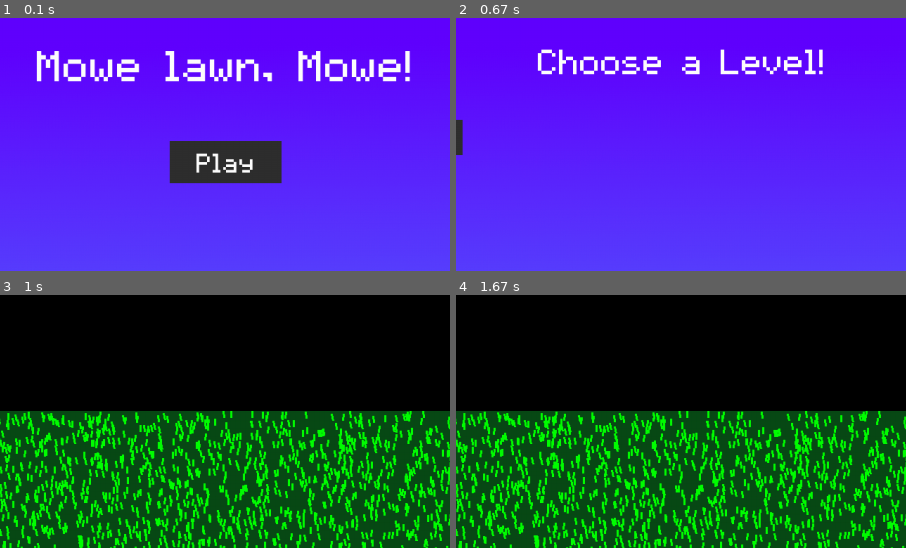
Above: before the commit, frames 1-4 (two rows, left to right).
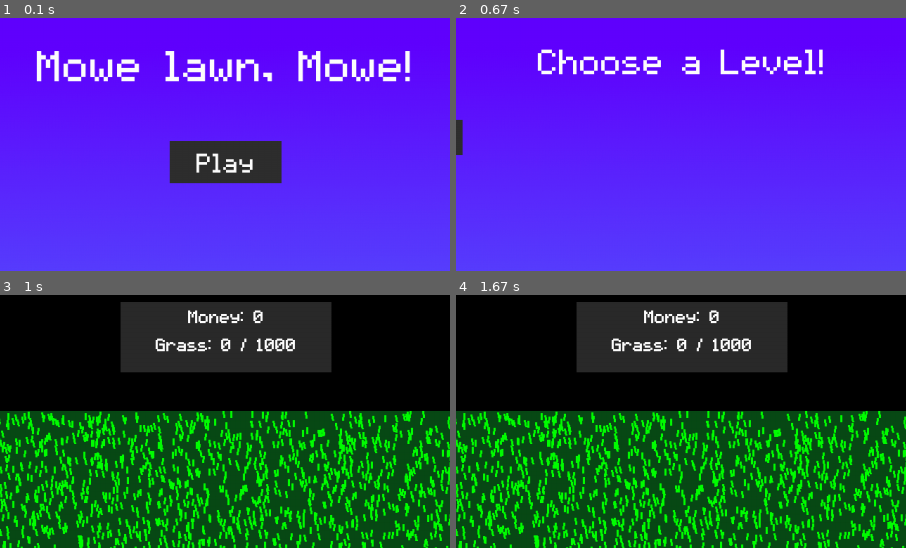
Above: after the commit, the same moments.

Repository: Acaippa/pygame-lawnmower
Game: pygame game, started from ver 0.3/main.py
Same seed, same stepped clock (60 frames per second), same inputs: the game is played once before the commit and once after it.
Inputs (mouse positions are % of the whole screen's width and height, from its top left):
- Up to frame 1 (0.1 s): no input
- Up to frame 2 (0.67 s): click (50, 28) at 0.38 s
- Up to frame 3 (1 s): click (17, 24) at 0.72 s
- Up to frame 4 (1.67 s): no input
The pictures show only the part of the screen within x 25-75%, y 0-50%; the shares and areas given below are measured in that part.

Frames 1-2 are identical in both runs. In frame 3, 13% of the frame differs, in the area x 26-74%, y 2-31%; in frame 4, 13%.

Commit message:
Add player info at the top of the screen

Diff:
--- a/ver 0.3/modules/UI/container.py
+++ b/ver 0.3/modules/UI/container.py
@@ -2,8 +2,6 @@
 
 class Container:
 	def __init__(self, parent, **kwargs):
-		self.display_surface = pygame.display.get_surface()
-
 		self.parent = parent
 
 		self.parent.item_list.append(self)
--- /dev/null
+++ b/ver 0.3/modules/UI/player_info.py
@@ -0,0 +1,56 @@
+import pygame
+from modules.handlers.position_handler import *
+from modules.UI.container import *
+from modules.UI.text import *
+
+class PlayerInfo:
+	def __init__(self, level, **kwargs):
+		self.level = level
+
+		self.display_surface = self.level.surface
+
+		self.font = kwargs.get("font", None)
+
+		self.font_size = kwargs.get("font_size", 20)
+
+		self.font = pygame.font.Font(self.font, self.font_size)
+
+		self.pos = kwargs.get("pos", (0, 0))
+
+		self.size = kwargs.get("size", (20, 20))
+
+		self.surface = pygame.Surface(self.size)
+
+		self.background_color = kwargs.get("background", "#2b2b2b")
+
+		self.surface.fill(self.background_color)
+
+		self.position_handler = PH(self)
+
+		self.position_handler.parse_pos()
+
+		self.rect = pygame.Rect(self.pos, self.size)
+
+		self.font_color = kwargs.get("font_color", "#ffffff")
+
+		self.item_list = []
+
+		self.money_text = Text(self, text="Money: 0", pos=("center", 10), size=self.font_size, color=self.font_color)
+
+		self.grass_text = Text(self, text="Grass: 0 / 1000", pos=("center", 50), size=self.font_size, color=self.font_color)
+
+		self.delta_time = 0
+
+	def update(self, dt):
+		self.delta_time = dt
+
+		self.update_items()
+
+		self.draw()
+
+	def draw(self):
+		self.display_surface.blit(self.surface, self.pos)
+
+	def update_items(self):
+		for item in self.item_list:
+			item.update(self.delta_time)
--- /dev/null
+++ b/ver 0.3/modules/handlers/position_handler.py
@@ -0,0 +1,35 @@
+
+class PH:
+	def __init__(self, item):
+		self.item = item
+
+	def parse_pos(self, **kwargs):
+		pos = self.item.pos
+
+		margin = kwargs.get("margin", 0)
+
+		w, h = self.item.display_surface.get_size()
+
+		try:
+			if self.item.container != None:
+				w, h = self.item.container.size
+		except:
+			pass
+
+		if self.item.pos[0] == "center":
+			self.item.pos = w / 2 - self.item.surface.get_width() / 2, self.item.pos[1]
+
+		if self.item.pos[1] == "center":
+			self.item.pos = self.item.pos[0], h / 2 - self.item.surface.get_height() / 2
+
+		if self.item.pos[1] == "top":
+			self.item.pos = self.item.pos[0], 0 + self.item.surface.get_height() + margin
+
+		if self.item.pos[1] == "bottom":
+			self.item.pos = self.item.pos[0], h - self.item.surface.get_height() - margin
+
+		if self.item.pos[0] == "right":
+			self.item.pos = w - self.item.surface.get_width() - margin
+
+		if self.item.pos[0] == "left":
+			self.item.pos = 0 + self.item.surface.get_width() + margin
--- a/ver 0.3/modules/states/levels/test_level.py
+++ b/ver 0.3/modules/states/levels/test_level.py
@@ -1,5 +1,6 @@
 import pygame
 from modules.game.ground import*
+from modules.UI.player_info import*
 
 class TestLevel:
 	def __init__(self, parent):
@@ -15,8 +16,12 @@
 
 		self.ground = Ground(self)
 
+		self.player_info = PlayerInfo(self, pos=("center", 10), size=(300, 100))
+
 	def update(self, dt):
 		self.delta_time = dt
+
+		self.player_info.update(self.delta_time)
 
 		self.ground.update(self.delta_time)
 
